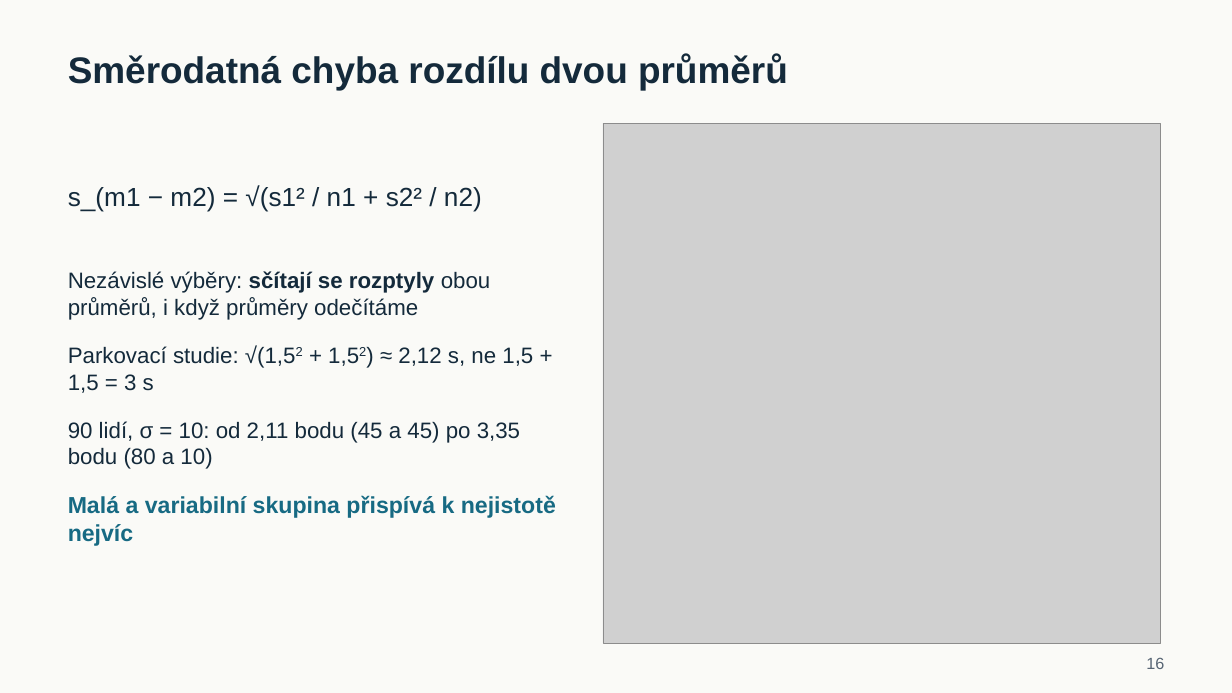
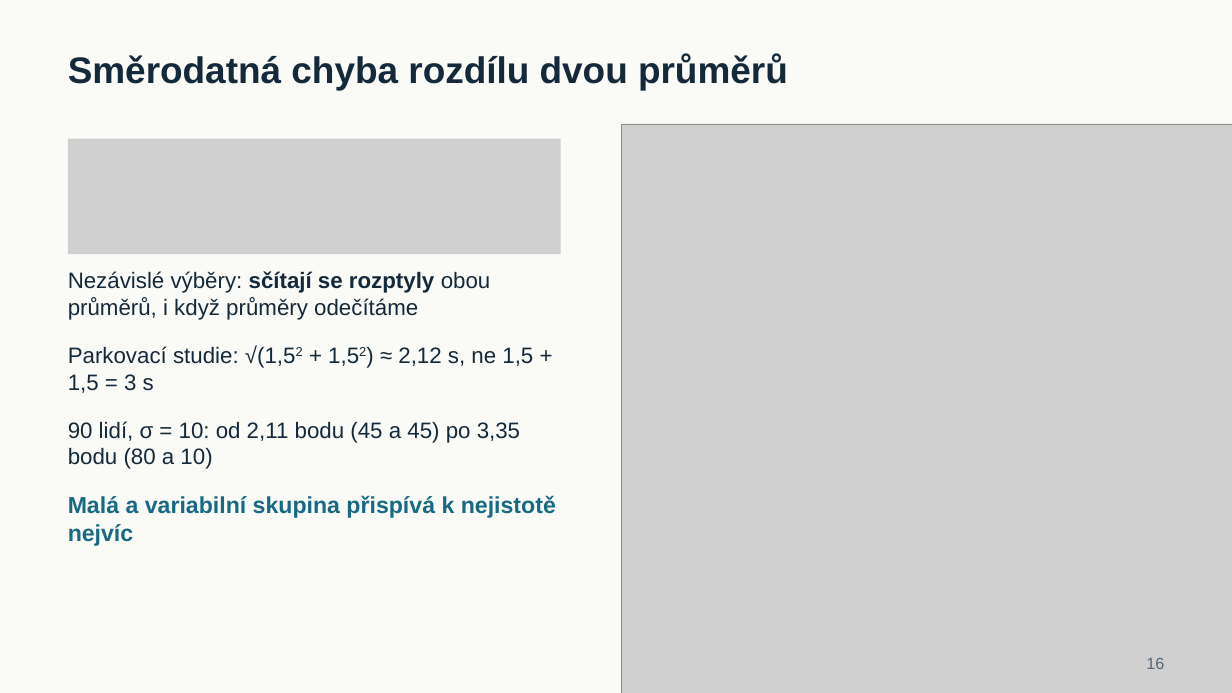
Before and after one commit to reckak/statistics-for-psychology, a slide deck: slide 16 of presentations/kapitola_08/kapitola_08_porovnani_dvou_prumeru.pptx. Drawn at 1232x693 pixels with LibreOffice and Linux fonts; fonts in the diff are those of the drawing; grey boxes stand for pictures. Boxes give left, top, right and bottom in pixels: in the first picture for what was removed or moved away, otherwise in the second. Text is boxed around its words. In the diff, an @@ line names an element or a change of style, - is before the commit and + after.

```diff
--- a/presentations/kapitola_08/kapitola_08_porovnani_dvou_prumeru.pptx
+++ b/presentations/kapitola_08/kapitola_08_porovnani_dvou_prumeru.pptx
@@ picture added at (68, 139, 561, 254) @@
@@ picture: place and size @@
-picture at (603, 123, 1160, 643)
+picture at (622, 124, 1232, 693)
@@ text removed at (68, 185, 482, 212) @@
-s_(m1 − m2) = √(s1² / n1 + s2² / n2)
```
Also in this commit, not shown: 12 other slides changed, 9 other files.
